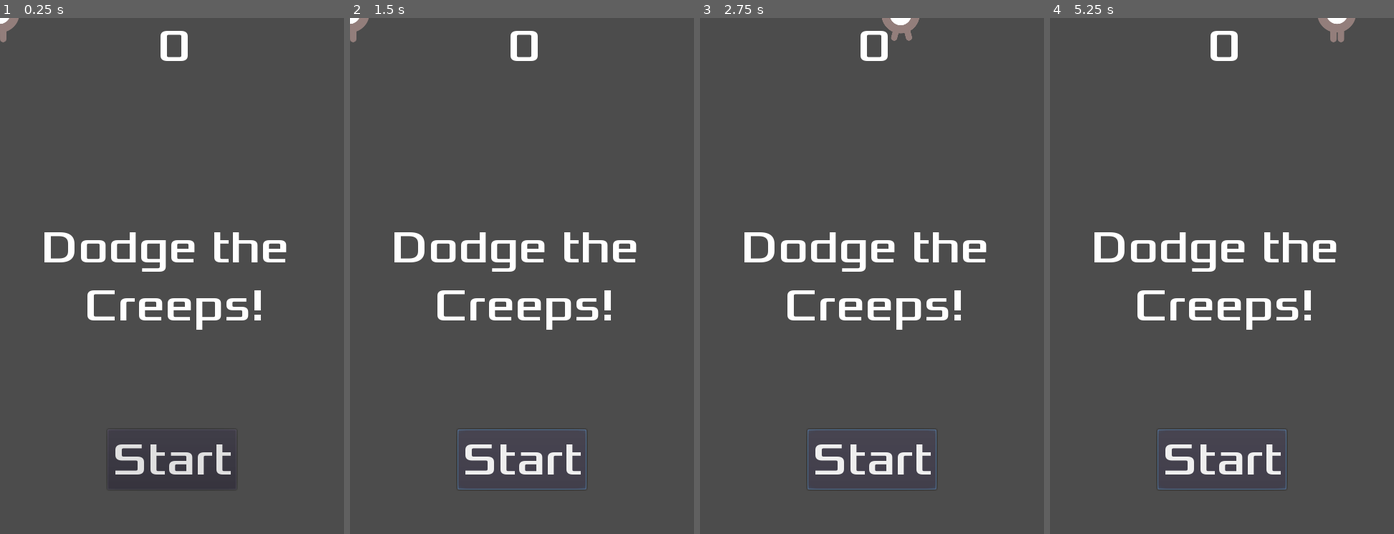
Above: before the commit, frames 1-4 (left to right).
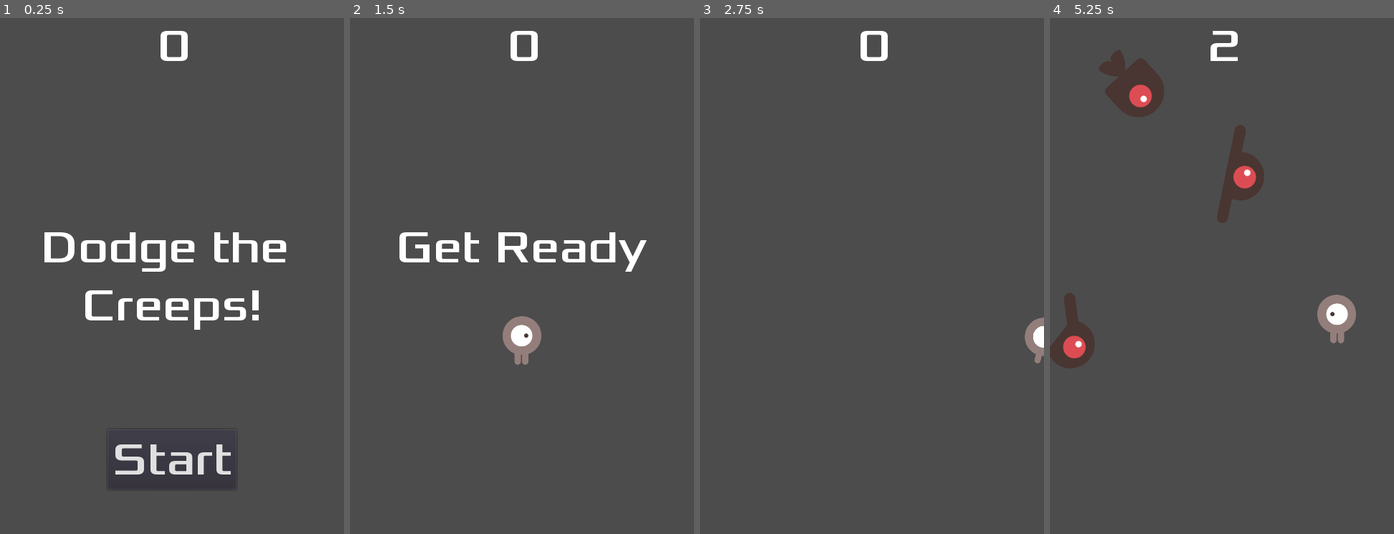
Above: after the commit, the same moments.

Repository: Swonk12/Dodge-the-Creeps-
Game: Godot game, scene res://Main.tscn
Two runs of this game, one before a commit and one after it. Both use one fixed random seed, a clock stepped at 60 frames per second and the inputs below.
Inputs (mouse positions are in pixels of both pictures, inside the frame that each line leads up to):
- Up to frame 1 (0.25 s): no input
- Up to frame 2 (1.5 s): click "Start" at 0.5 s; click (522, 461) at 1.25 s, where only the run before the commit has a clickable "Start"
- Up to frame 3 (2.75 s): tap Enter at 2 s; hold D (move_right) from 2.03 s (still down)
- Up to frame 4 (5.25 s): release D (move_right) at 2.78 s; hold S (move_down) 2.78-3.53 s; hold D (move_right) 3.53-4.28 s; hold W (move_up) 4.28-5.03 s; hold A (move_left) from 5.03 s (still down)

The runs differ from the first frame. In frame 1, 0.7% of the frame differs, in the area x 0-76%, y 0-61%; in frame 2, 5.2%; in frame 3, 4.6%; in frame 4, 8.8%, in the area x 0-89%, y 0-92%.

Commit message:
Joc jugable V2 Buena

Diff:
--- a/HUD.tscn
+++ b/HUD.tscn
@@ -30,7 +30,8 @@
 margin_bottom = 79.5
 custom_fonts/font = SubResource( 1 )
 text = "Dodge the
-   Creeps!"
+Creeps!"
+align = 1
 
 [node name="StartButton" type="Button" parent="."]
 anchor_left = 0.5
@@ -47,3 +48,6 @@
 [node name="MessageTimer" type="Timer" parent="."]
 wait_time = 2.0
 one_shot = true
+
+[connection signal="pressed" from="StartButton" to="." method="_on_StartButton_pressed"]
+[connection signal="timeout" from="MessageTimer" to="." method="_on_MessageTimer_timeout"]
--- a/Mob.tscn
+++ b/Mob.tscn
@@ -30,7 +30,7 @@
 radius = 40.0
 height = 32.0
 
-[node name="RigidBody2D" type="RigidBody2D"]
+[node name="RigidBody2D" type="RigidBody2D" groups=["mobs"]]
 collision_mask = 0
 gravity_scale = 0.0
 script = ExtResource( 1 )
--- a/Player.gd
+++ b/Player.gd
@@ -8,7 +8,7 @@
 # Called when the node enters the scene tree for the first time.
 func _ready():
 	screen_size = get_viewport_rect().size
-	#hide()
+	hide()
 
 
 func _process(delta):
